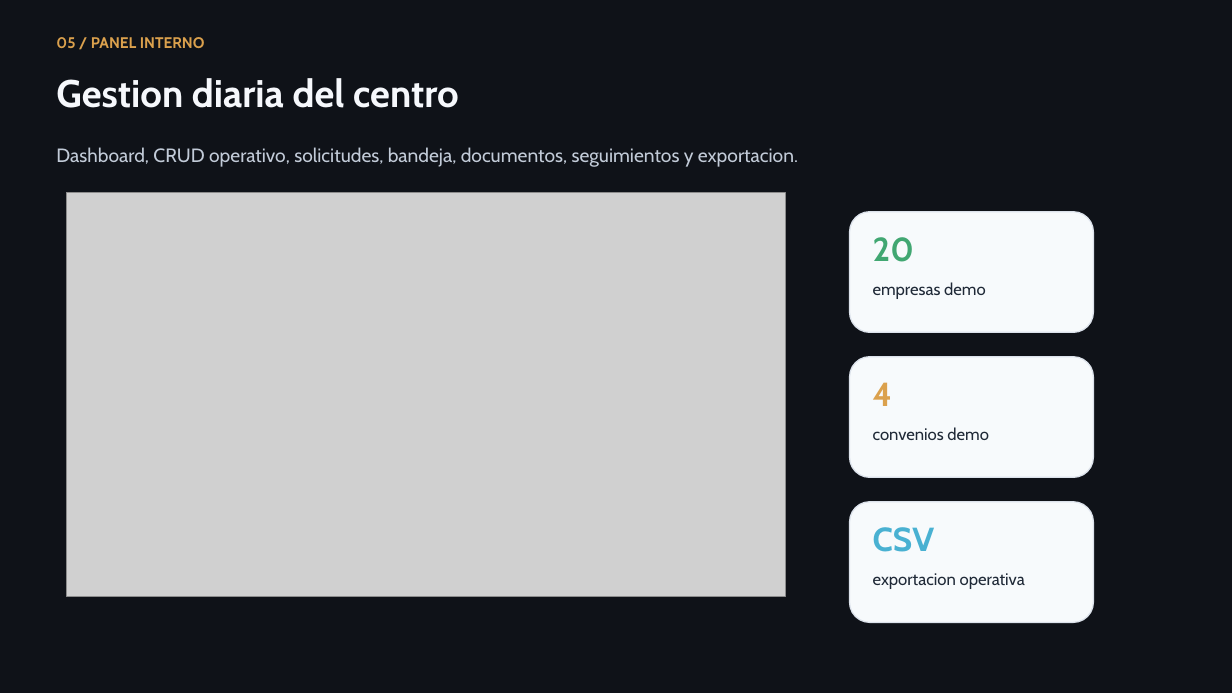
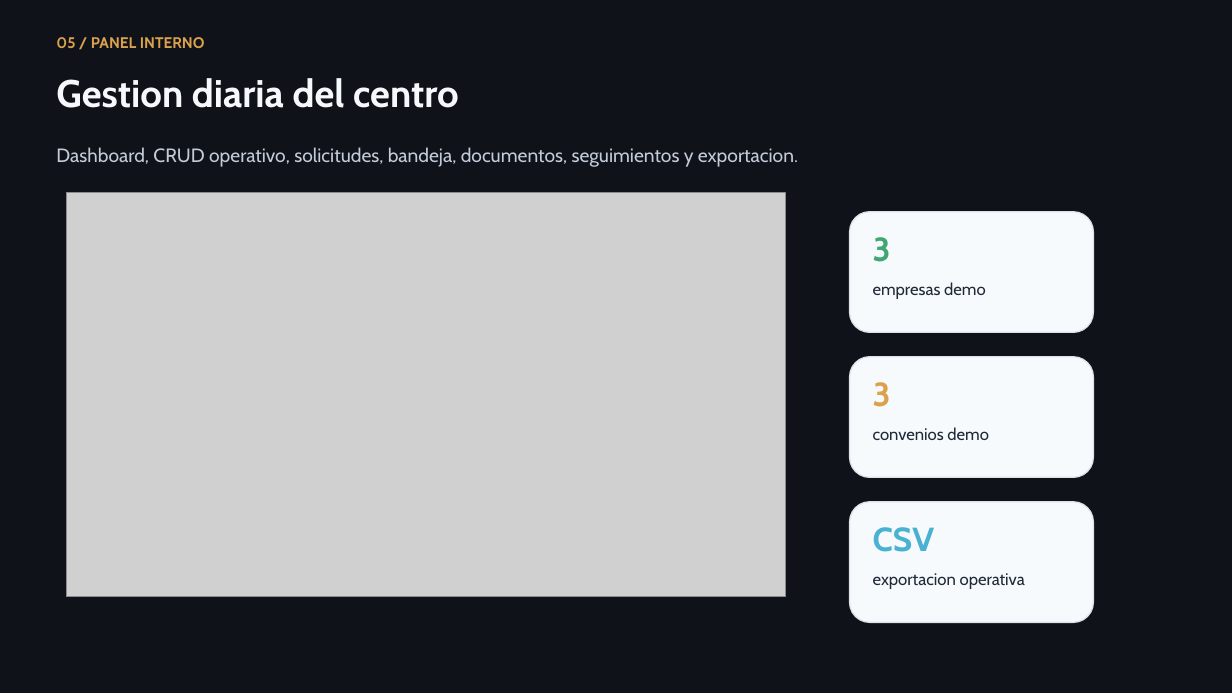
Before and after one commit to lmendez861/TFG-Agora, a slide deck: slide 6 of docs/presentacion-defensa-final.pptx. Drawn at 1232x693 pixels with LibreOffice and Linux fonts; fonts in the diff are those of the drawing; grey boxes stand for pictures. Boxes give left, top, right and bottom in pixels: in the first picture for what was removed or moved away, otherwise in the second. Text is boxed around its words. In the diff, an @@ line names an element or a change of style, - is before the commit and + after.

```diff
--- a/docs/presentacion-defensa-final.pptx
+++ b/docs/presentacion-defensa-final.pptx
@@ text at box(873, 237, 891, 262): text changed @@
-20
+3
@@ text at box(873, 382, 891, 407): text changed @@
-4
+3
```
Also in this commit, not shown: 1 other slide changed, 24 other files.
